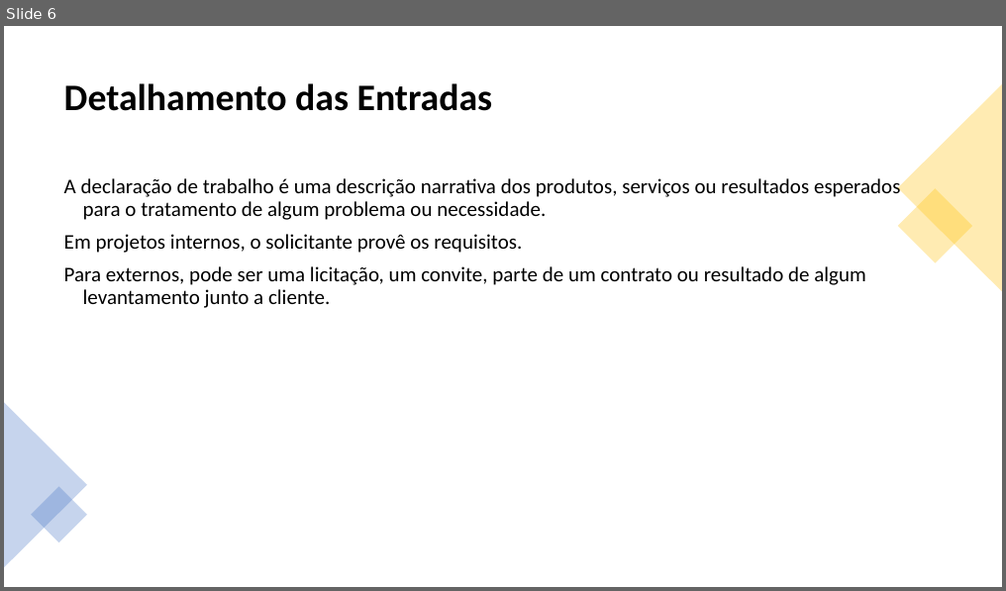
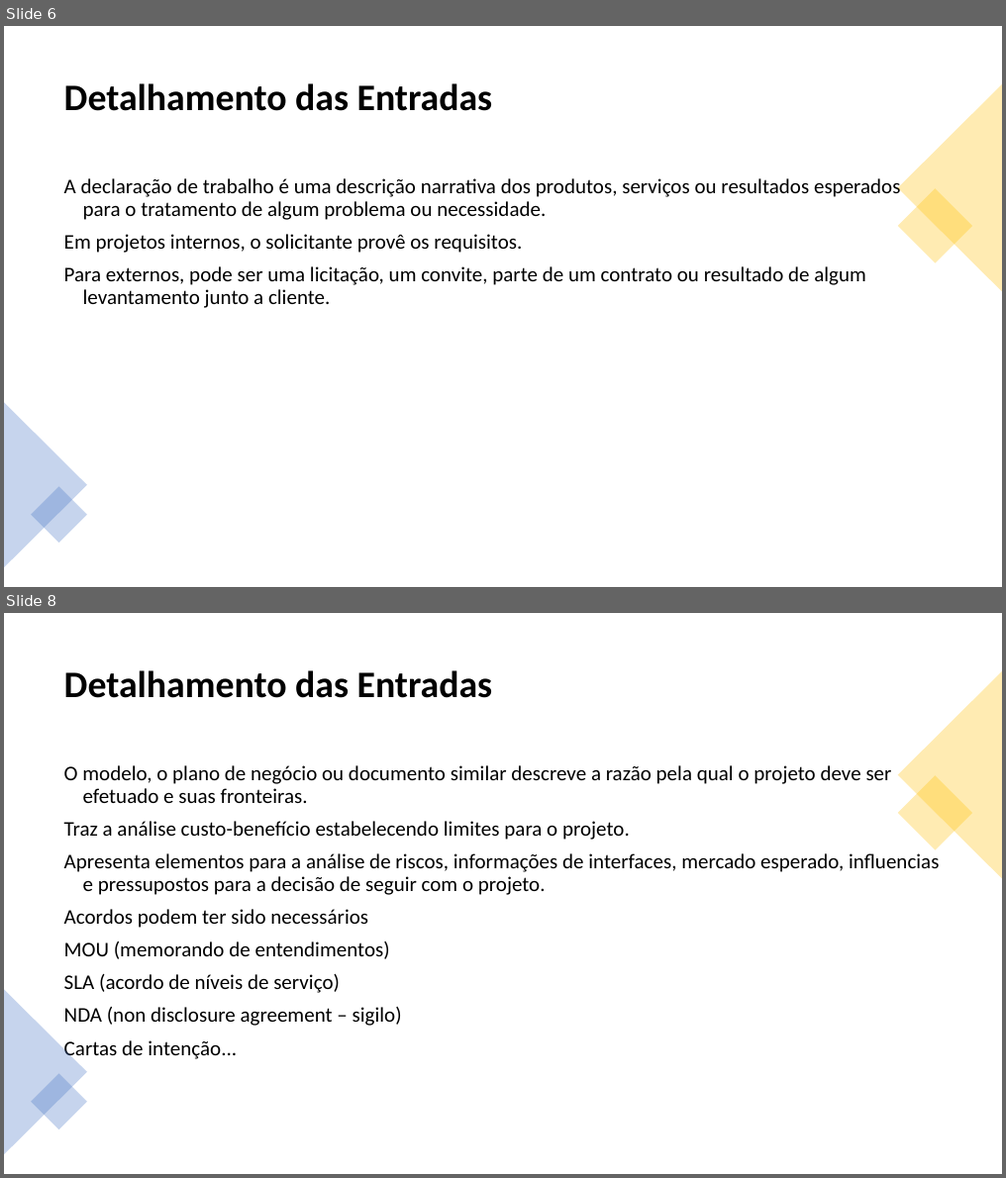
Before and after one commit to jharbes/ADMINISTRACAO-DE-REDES, a slide deck: RELATORIO PROVA P2/relatorio-pmbok-capitulo4-jharbes.pptx. Shown one above the other, each under a label of ours: slide 6 before the commit, slides 6 and 8 after it; the slides between them are not shown. The pictures are 1006x591 and 1006x1178 pixels, drawn with LibreOffice and Linux fonts; fonts in the diff are those of the drawing. Boxes give left, top, right and bottom in pixels: in the first picture for what was removed or moved away, otherwise in the second. Text is boxed around its words. In the diff, an @@ line names an element or a change of style, - is before the commit and + after.

```diff
--- a/RELATORIO PROVA P2/relatorio-pmbok-capitulo4-jharbes.pptx
+++ b/RELATORIO PROVA P2/relatorio-pmbok-capitulo4-jharbes.pptx
@@ slide 8 added at bbox=[4, 613, 1002, 1174], background #FFFFFF @@
@@ title added at bbox=[64, 670, 493, 698], 36 pt, text #000000, bold @@
+Detalhamento das Entradas
@@ triangle added at bbox=[898, 671, 1002, 878], fill #FFC000 at 30% opacity @@
@@ text added at bbox=[64, 765, 939, 1061], 20 pt, text #000000 @@
+O modelo, o plano de negócio ou documento similar descreve a razão pela qual o projeto deve ser efetuado e suas fronteiras.
+Traz a análise custo-benefício estabelecendo limites para o projeto.
+Apresenta elementos para a análise de riscos, informações de interfaces, mercado esperado, influencias e pressupostos para a decisão de seguir com o projeto.
+Acordos podem ter sido necessários
+MOU (memorando de entendimentos)
+SLA (acordo de níveis de serviço)
+NDA (non disclosure agreement – sigilo)
+Cartas de intenção...
@@ rectangle added at bbox=[898, 775, 973, 851], fill #FFC000 at 30% opacity @@
@@ triangle added at bbox=[4, 989, 87, 1155], fill #4472C4 at 30% opacity @@
@@ rectangle added at bbox=[31, 1073, 87, 1130], fill #4472C4 at 30% opacity @@
```
Also in this commit, not shown: 3 other slides added.
